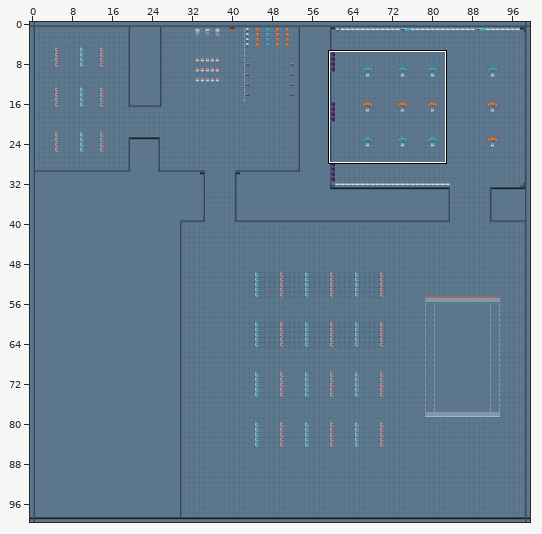
Two states of a Tiled map, assets/basic/map1/Medium_Map.tmx. The picture above shows the old version from afar; the outline marks the close-up.
Close-up. The starting point:
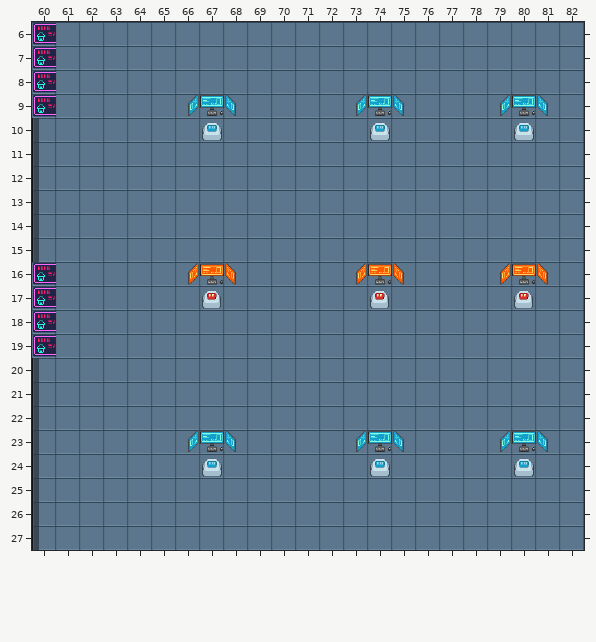
Cells are 32x32 px. Shown: x 60..82, y 6..27. The commit also changed other parts of the map, which this record leaves out.
After:
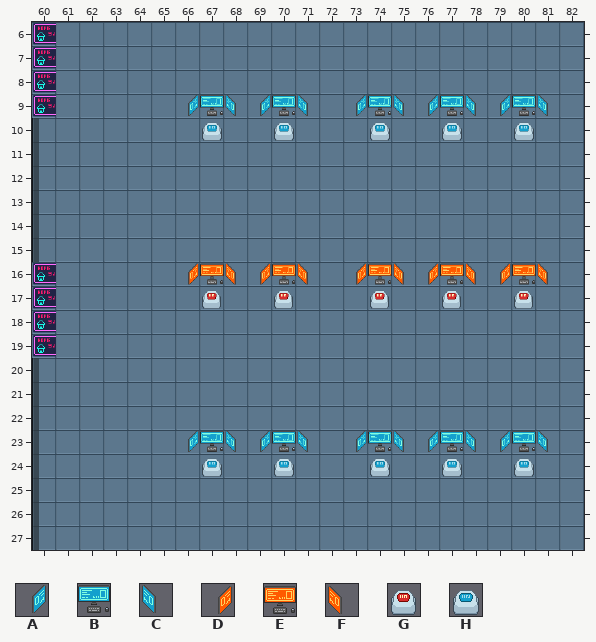
Key: from "TileSet-1": A 48, B 49, C 50, D 69, E 70, F 71, G 115, H 116.
_ is an empty cell.
Changes in this commit:
Layer "Object":
The edit adds tile A in row 9 at x 69 and 76; in row 23 at x 69 and 76.
The edit adds tile B in row 9 at x 70 and 77; in row 23 at x 70 and 77.
The edit adds tile C in row 9 at x 71 and 78; in row 23 at x 71 and 78.
The edit adds tile D in row 16 at x 69 and 76.
The edit adds tile E in row 16 at x 70 and 77.
The edit adds tile F in row 16 at x 71 and 78.
The edit adds tile G in row 17 at x 70 and 77.
The edit adds tile H in row 10 at x 70 and 77; in row 24 at x 70 and 77.
Pixel boxes of the changes (left, top, right, bottom) in both close-ups:
added: (260, 95, 308, 141)
added: (428, 95, 476, 141)
added: (260, 263, 308, 309)
added: (428, 263, 476, 309)
added: (260, 431, 308, 477)
added: (428, 431, 476, 477)
